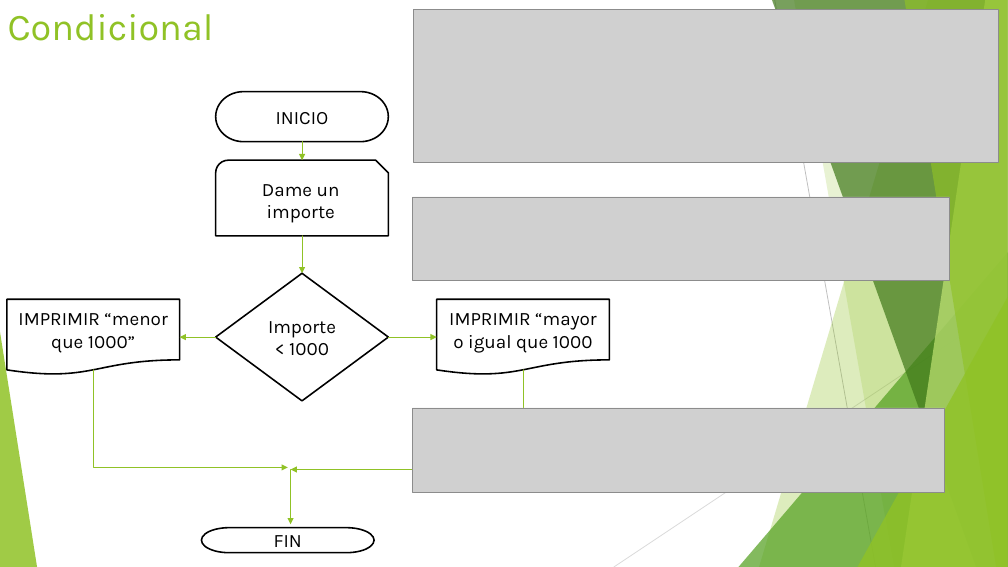
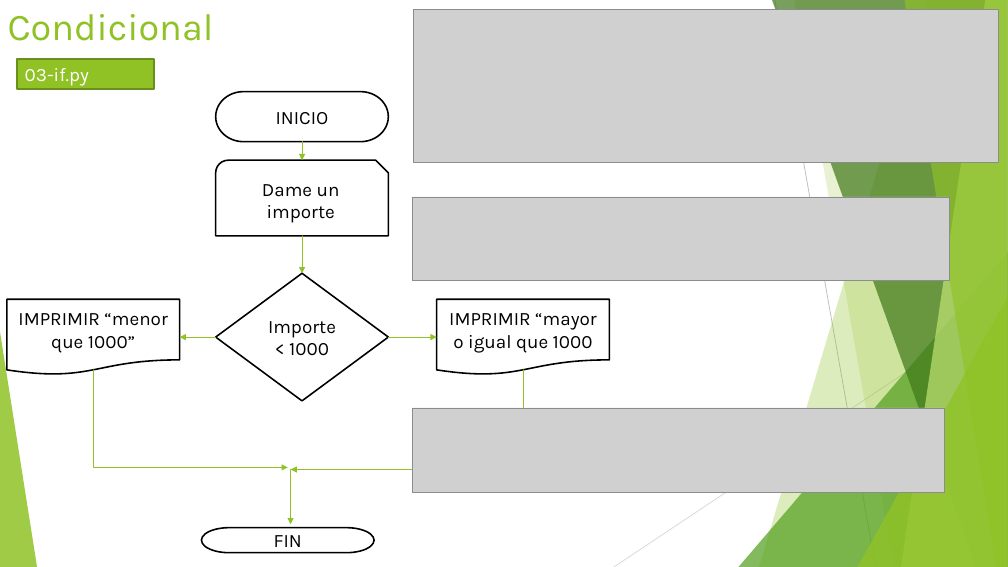
Before and after one commit to Jviejo/womentech, a slide deck: slide 6 of ppt/04 Cómo son los programas.pptx (slide 5 before the commit). Drawn at 1008x567 pixels with LibreOffice and Linux fonts; fonts in the diff are those of the drawing; grey boxes stand for pictures. Boxes give left, top, right and bottom in pixels: in the first picture for what was removed or moved away, otherwise in the second. Text is boxed around its words. In the diff, an @@ line names an element or a change of style, - is before the commit and + after.

```diff
--- a/ppt/04 Cómo son los programas.pptx
+++ b/ppt/04 Cómo son los programas.pptx
@@ rectangle added at box(17, 59, 154, 89), fill #90C226, outline #6B901C 1.5 pt, 18 pt, text #FFFFFF @@
+03-if.py
```
Also in this commit, not shown: 5 other slides changed, 1 slide added, 6 other files.
